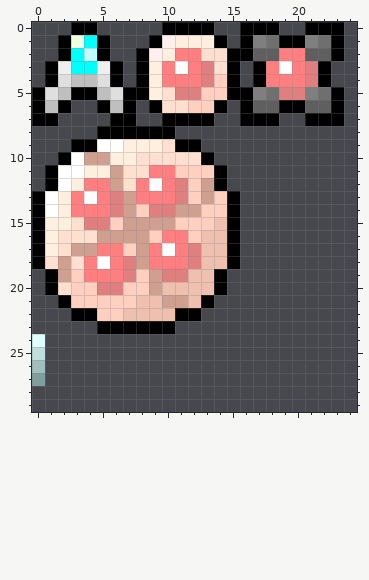
Two versions of one pixel-art sprite, texture.png. The first picture shows the starting point.
The file is 64x64 pixels. Pixels under 10% opacity are left out. Shown: x 0..24, y 0..29.
The same view after the edit:
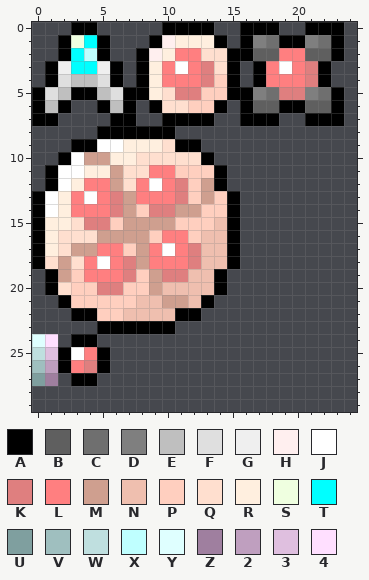
Palette (. is transparent): A #000000  B #5f5f5f  C #6f6f6f  D #7f7f7f  E #bfbfbf  F #dfdfdf  G #efefef  H #ffefef  J #ffffff  K #df7f7f  L #ff7f80  M #cf9f8f  N #efbfaf  P #ffcfbf  Q #ffdfcf  R #ffefdf  S #efffe0  T #00ffff  U #7f9f9f  V #9fbfbf  W #bfdfdf  X #bfffff  Y #dfffff  Z #9f7f9f  2 #bf9fbf  3 #dfbfdf  4 #ffdfff
Commit: テクスチャ更新
Edits made:
@@ x 0..7 @@
 23 .....AAA
-24 Y.......
-25 W.......
-26 V.......
-27 U.......
+24 Y4.AA...
+25 W3AJLA..
+26 V2ALKA..
+27 UZ.AA...
 28 ........
